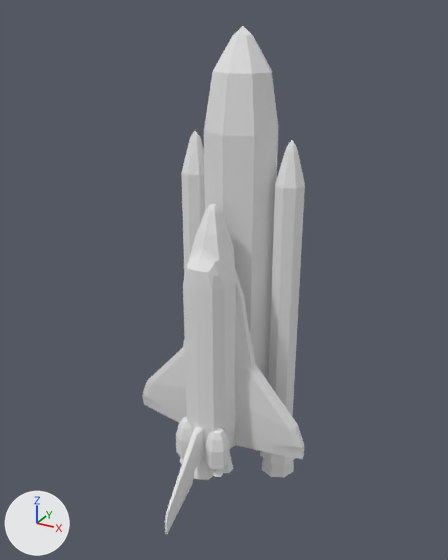
One commit to the FBX model Assets/Damian'sAssets/polyperfect/Low Poly Ultimate Pack/T/- Meshes_T/Space_T/space-shuttle.fbx: the scene before it, then after it.
The view is the same before and after, from a 50 mm lens placed at (31.1, -56.2, 55.6), pointed at (0.9, -1.4, 28.2). The lights are fixed; the arrows at lower left show +X, +Y and +Z. Where no turn or scale is listed for an object, it has been applied to the vertices.

Before the edit, the objects in view are built like this:
```python
me_space_rocket_big = bpy.data.meshes.new('space-rocket-big')
me_space_rocket_big.from_pydata(...)  # 42 vertices, 40 faces; spans x -4.2..4.2, y -4.2..4.2, z 0.0..45.8
me_space_rocket_big.materials.append(mat_lowpoly_colors)  # its picture is missing
me_space_rocket_l = bpy.data.meshes.new('space-rocket_L')
me_space_rocket_l.from_pydata(...)  # 74 vertices, 72 faces; spans x -2.5..2.5, y -2.5..2.5, z 0.0..42.7
me_space_rocket_l.materials.append(mat_lowpoly_colors)  # its picture is missing
me_space_rocket_r = bpy.data.meshes.new('space-rocket_R')
me_space_rocket_r.from_pydata(...)  # 74 vertices, 72 faces; spans x -2.5..2.5, y -2.5..2.5, z 0.0..42.7
me_space_rocket_r.materials.append(mat_lowpoly_colors)  # its picture is missing
me_space_shuttle_door_r = bpy.data.meshes.new('space-shuttle-door_R')
me_space_shuttle_door_r.from_pydata(...)  # 30 vertices, 28 faces; spans x 0.0..2.6, y -5.4..-3.5, z -9.5..8.2
me_space_shuttle_door_r.materials.append(mat_lowpoly_colors)  # its picture is missing
ob_space_rocket_big = bpy.data.objects.new('space-rocket-big', me_space_rocket_big)
ob_space_rocket_big.location = (0.0, 4.2, 8.2)
ob_space_rocket_l = bpy.data.objects.new('space-rocket_L', me_space_rocket_l)
ob_space_rocket_l.location = (-5.9, 4.2, 0.3)
ob_space_rocket_r = bpy.data.objects.new('space-rocket_R', me_space_rocket_r)
ob_space_rocket_r.location = (5.9, 4.2, 0.3)
ob_space_shuttle_door_r = bpy.data.objects.new('space-shuttle-door_R', me_space_shuttle_door_r)
ob_space_shuttle_door_r.location = (0.0, -0.3, 20.4)
# also in view: 'space-shuttle-door_L' at (-1.3, -4.8, 19.8); 'space-shuttle-base' at (0.0, -6.7, 19.1)
```
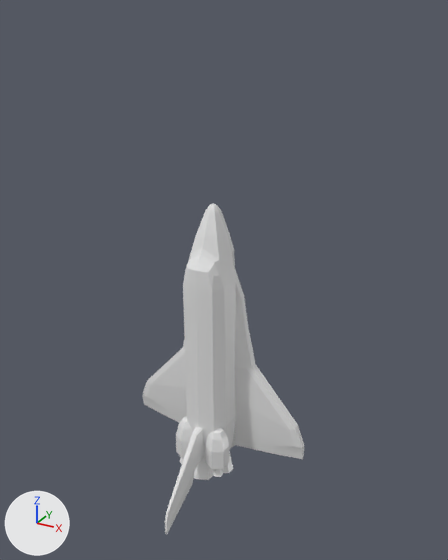
The newer file is also turned or shifted as a whole; pictures and numbers use the older file's frame.

Scene script edits in JSON lines:
```json
{"op": "remove", "block": "ob_space_rocket_l", "code": ["ob_space_rocket_l = bpy.data.objects.new('space-rocket_L', me_space_rocket_l)", "ob_space_rocket_l.location = (-5.9, 4.2, 0.3)"]}
{"op": "remove", "block": "ob_space_rocket_big", "code": ["ob_space_rocket_big = bpy.data.objects.new('space-rocket-big', me_space_rocket_big)", "ob_space_rocket_big.location = (0.0, 4.2, 8.2)"]}
{"op": "remove", "block": "ob_space_rocket_r", "code": ["ob_space_rocket_r = bpy.data.objects.new('space-rocket_R', me_space_rocket_r)", "ob_space_rocket_r.location = (5.9, 4.2, 0.3)"]}
```

Pixel boxes [x1, y1, x2, y2] of what changed, in the pictures (448 x 560 px):
```json
{"object": "space-rocket-big", "change": "deleted", "before": [204, 26, 278, 383]}
{"object": "space-rocket_R", "change": "deleted", "before": [260, 140, 305, 477]}
{"object": "space-rocket_L", "change": "deleted", "before": [182, 131, 205, 275]}
```
